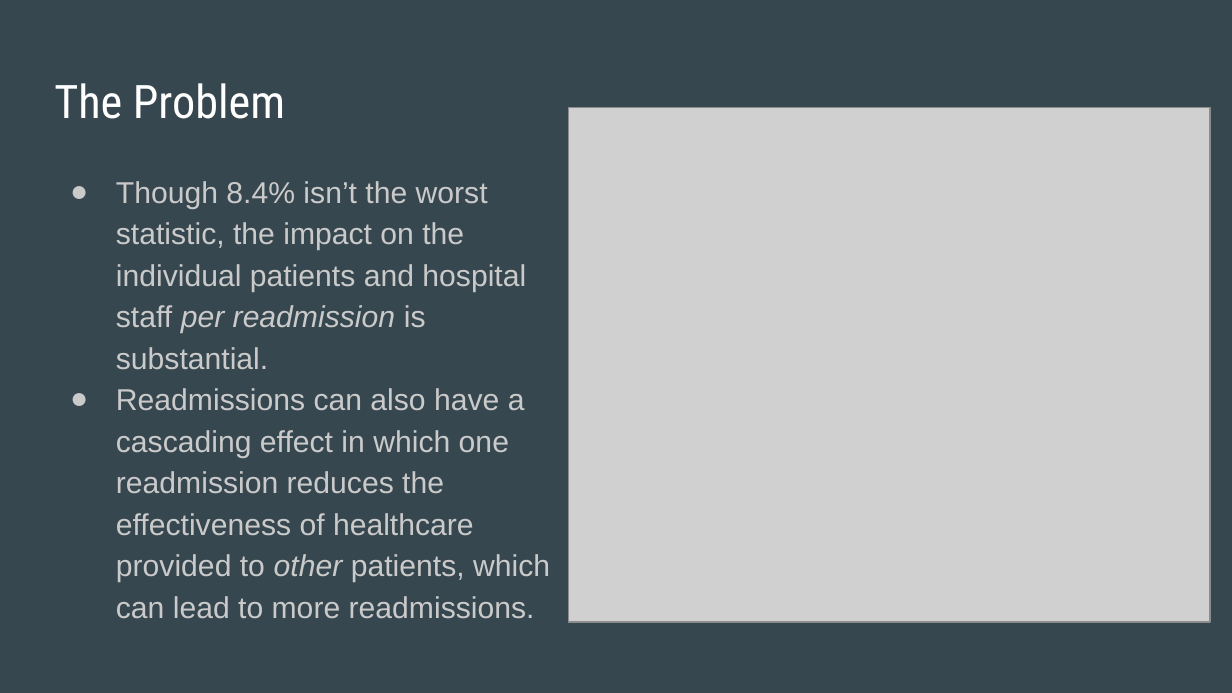
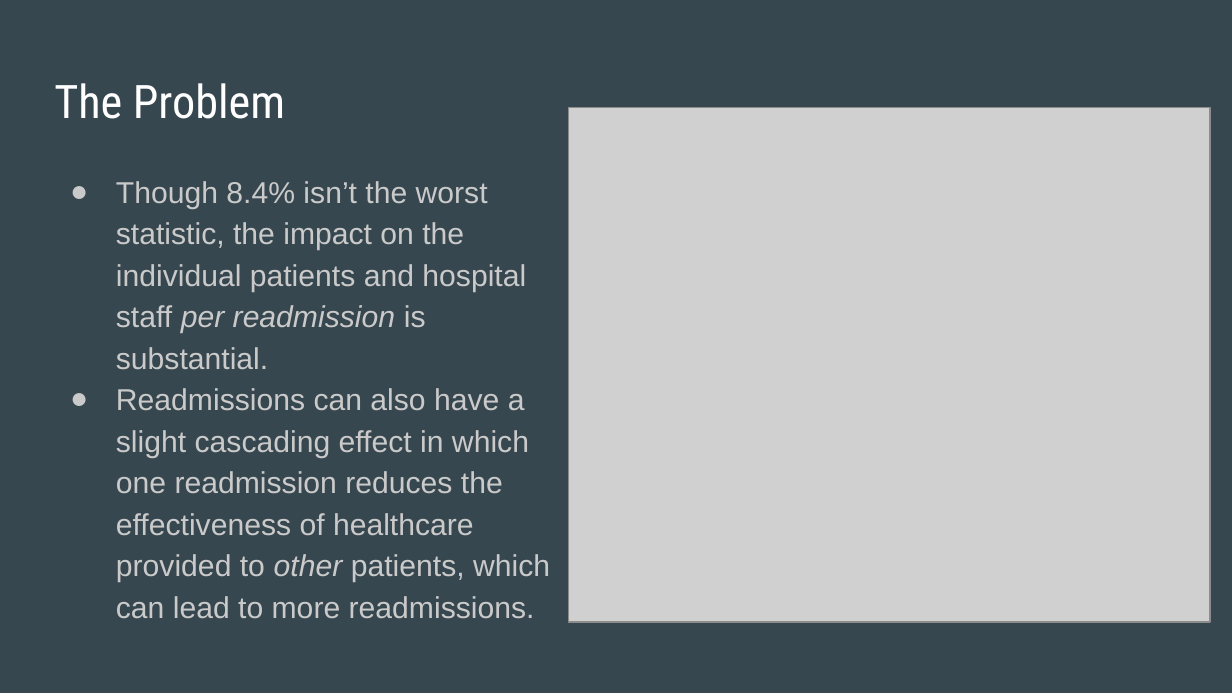
Before and after one commit to kstoudt/Springboard, a slide deck: slide 4 of Predicting_Diabetic_Patient_Readmission/Capstone2_Final_Report_slides.pptx. Drawn at 1232x693 pixels with LibreOffice and Linux fonts; fonts in the diff are those of the drawing; grey boxes stand for pictures. Boxes give left, top, right and bottom in pixels: in the first picture for what was removed or moved away, otherwise in the second. Text is boxed around its words. In the diff, an @@ line names an element or a change of style, - is before the commit and + after.

```diff
--- a/Predicting_Diabetic_Patient_Readmission/Capstone2_Final_Report_slides.pptx
+++ b/Predicting_Diabetic_Patient_Readmission/Capstone2_Final_Report_slides.pptx
@@ text at [116,388,550,619]: text changed @@
-● Readmissions can also have a cascading effect in which one readmission reduces the effectiveness of healthcare provided to other patients, which can lead to more readmissions.
+● Readmissions can also have a slight cascading effect in which one readmission reduces the effectiveness of healthcare provided to other patients, which can lead to more readmissions.
```
Also in this commit, not shown: 3 other slides changed.
